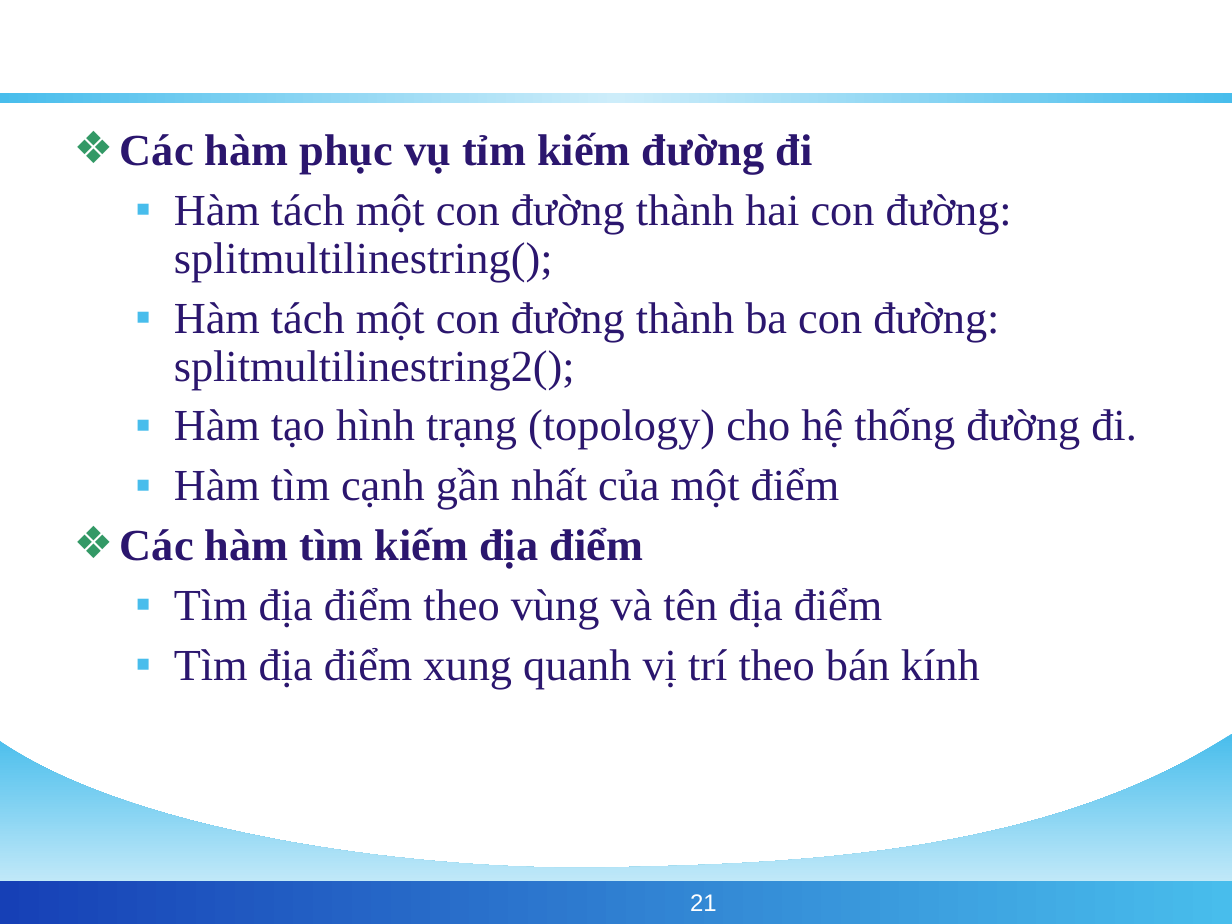
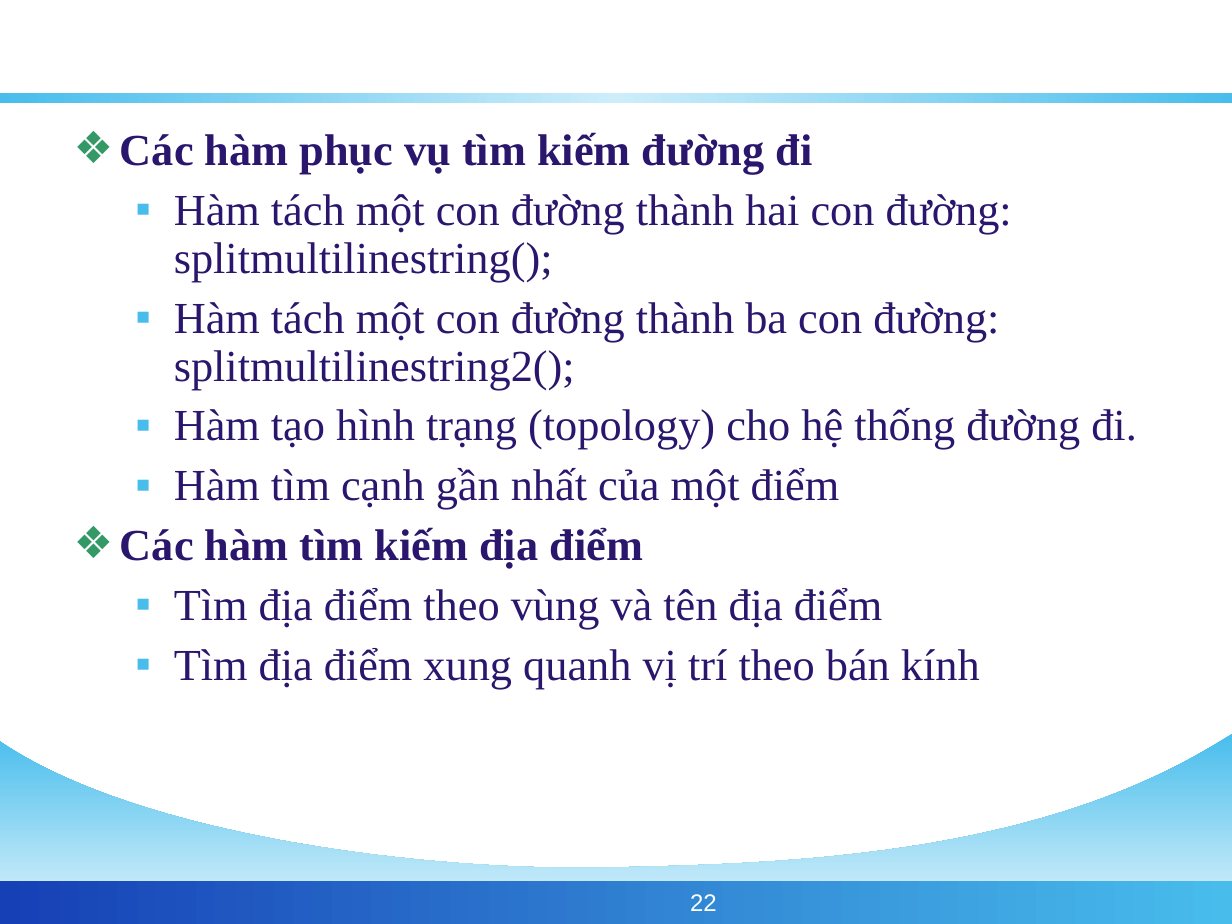
Before and after one commit to phamngsinh/cantho-webgis, a slide deck: slide 22 of Document/Bao Cao/BaoCaoLuanVan.ppt (slide 21 before the commit). Drawn at 1232x924 pixels with LibreOffice and Linux fonts; fonts in the diff are those of the drawing; background and template pictures are left out. Boxes give left, top, right and bottom in pixels: in the first picture for what was removed or moved away, otherwise in the second. Text is boxed around its words. In the diff, an @@ line names an element or a change of style, - is before the commit and + after.

```diff
--- a/Document/Bao Cao/BaoCaoLuanVan.ppt
+++ b/Document/Bao Cao/BaoCaoLuanVan.ppt
@@ text at bbox=[120, 132, 813, 174]: text changed @@
-❖ Các hàm phục vụ tỉm kiếm đường đi
+❖ Các hàm phục vụ tìm kiếm đường đi
@@ page number at bbox=[690, 894, 717, 911]: text changed @@
-21
+22
```
Also in this commit, not shown: 5 other slides changed, 1 slide added.
